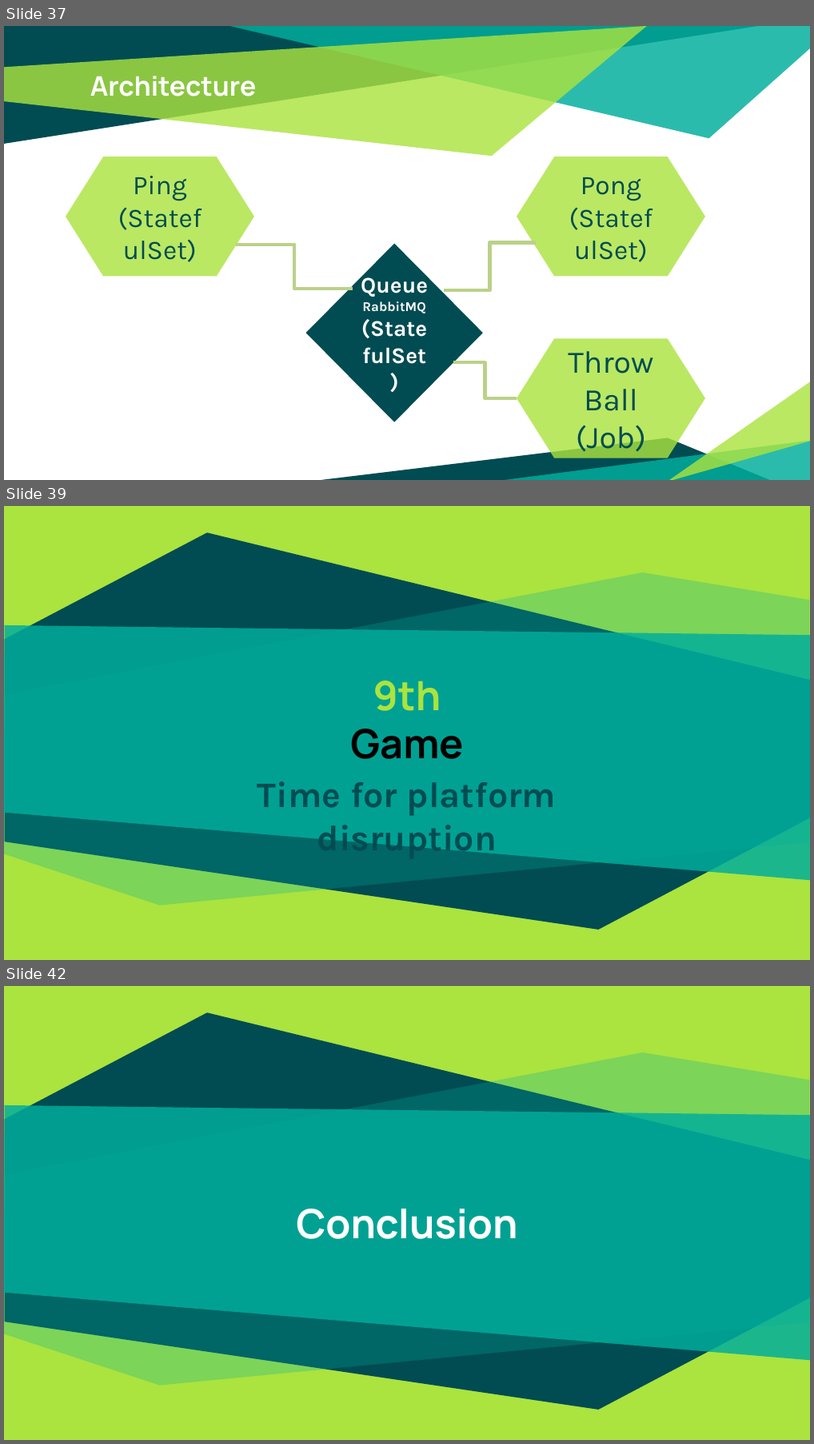
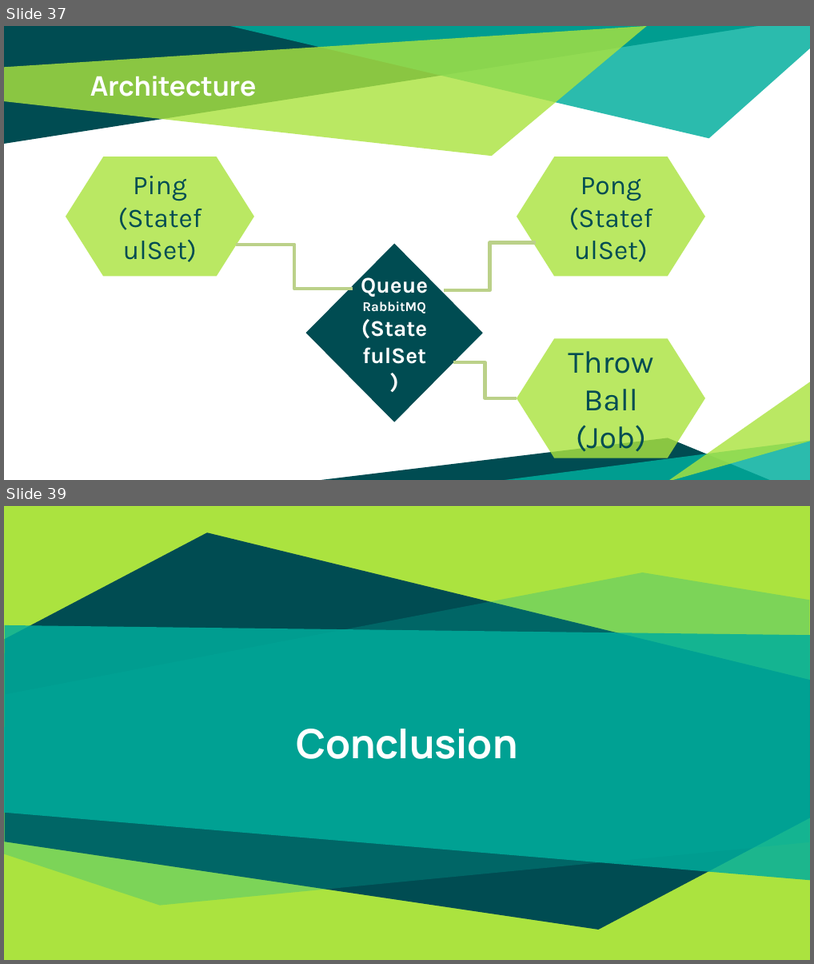
Before and after one commit to patrocinio/chaos-monkey-playing-ping-pong, a slide deck: Presentation/Kubernetes-Resilience.pptx. Shown one above the other, each under a label of ours: slides 37, 39 and 42 before the commit, slides 37 and 39 after it; the slides between them are not shown. The pictures are 814x1444 and 814x964 pixels, drawn with LibreOffice and Linux fonts; fonts in the diff are those of the drawing. Boxes give left, top, right and bottom in pixels: in the first picture for what was removed or moved away, otherwise in the second. Text is boxed around its words. In the diff, an @@ line names an element or a change of style, - is before the commit and + after.

```diff
--- a/Presentation/Kubernetes-Resilience.pptx
+++ b/Presentation/Kubernetes-Resilience.pptx
@@ slide 39 removed at [4, 506, 810, 960], background #ABE33F; not listed: 3 template elements that a slide beside it also shows @@
@@ title removed at [350, 680, 463, 759] @@
-9th
-Game
@@ subtitle removed at [258, 781, 557, 859] @@
-Time for platform disruption
@@ what was slide 42 is now slide 39 @@
```
Also in this commit, not shown: 1 slide changed, 2 other slides removed.
